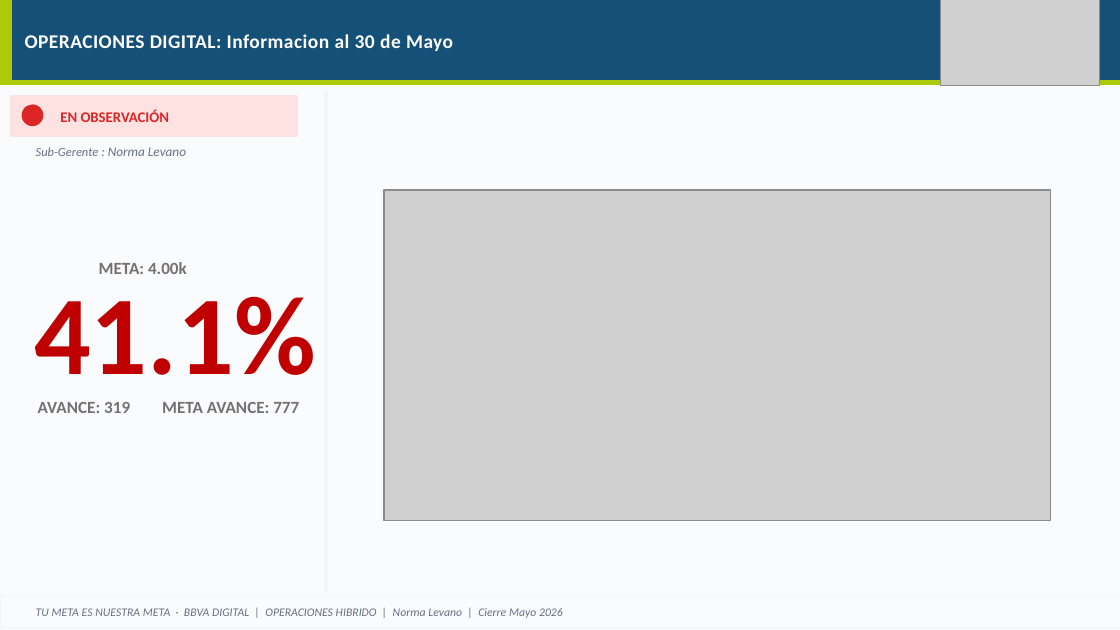
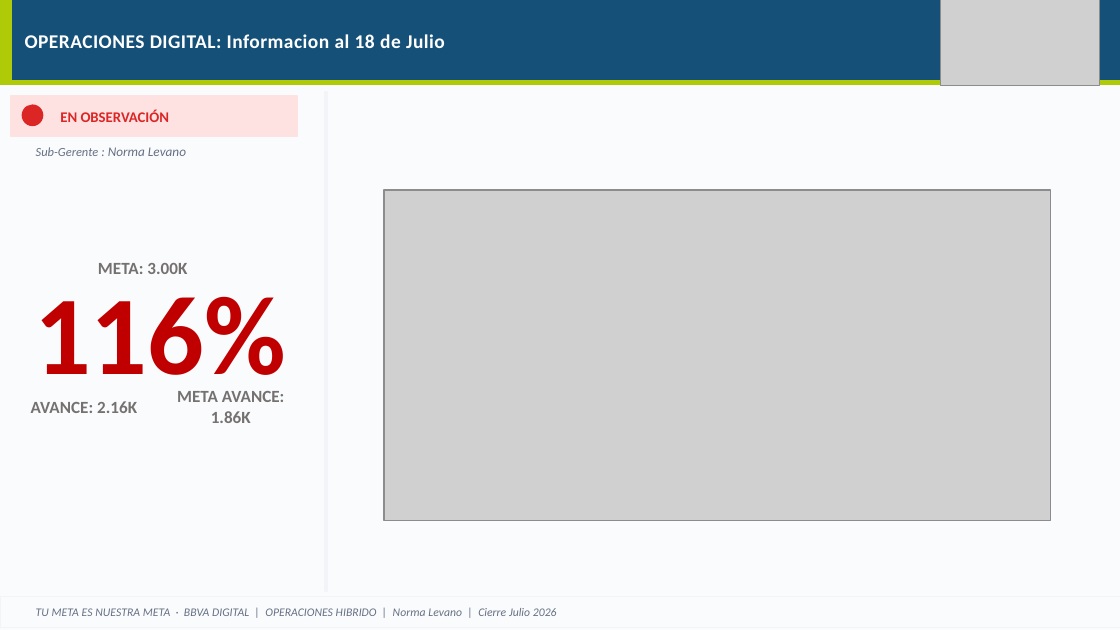
Before and after one commit to piere0405/streamlit_app, a slide deck: slide 25 of plantilla_campanias.pptx (slide 23 before the commit). Drawn at 1120x630 pixels with LibreOffice and Linux fonts; fonts in the diff are those of the drawing; grey boxes stand for pictures. Boxes give left, top, right and bottom in pixels: in the first picture for what was removed or moved away, otherwise in the second. Text is boxed around its words. In the diff, an @@ line names an element or a change of style, - is before the commit and + after.

```diff
--- a/plantilla_campanias.pptx
+++ b/plantilla_campanias.pptx
@@ text at (x1=25, y1=34, x2=445, y2=48): text changed @@
-OPERACIONES DIGITAL: Informacion al 30 de Mayo
+OPERACIONES DIGITAL: Informacion al 18 de Julio
@@ text at (x1=98, y1=263, x2=187, y2=274): text changed @@
-META: 4.00k
+META: 3.00K
@@ text at (x1=34, y1=296, x2=286, y2=400): text changed @@
-41.1%
+116%
@@ text at (x1=31, y1=401, x2=137, y2=413): text changed @@
-AVANCE: 319
+AVANCE: 2.16K
@@ text at (x1=177, y1=391, x2=285, y2=423): text changed @@
-META AVANCE: 777
+META AVANCE: 1.86K
@@ text at (x1=36, y1=608, x2=557, y2=616): text changed @@
-TU META ES NUESTRA META · BBVA DIGITAL | OPERACIONES HIBRIDO | Norma Levano | Cierre Mayo 2026
+TU META ES NUESTRA META · BBVA DIGITAL | OPERACIONES HIBRIDO | Norma Levano | Cierre Julio 2026
```
Also in this commit, not shown: 34 other slides changed, 2 slides removed, 4 other files.
